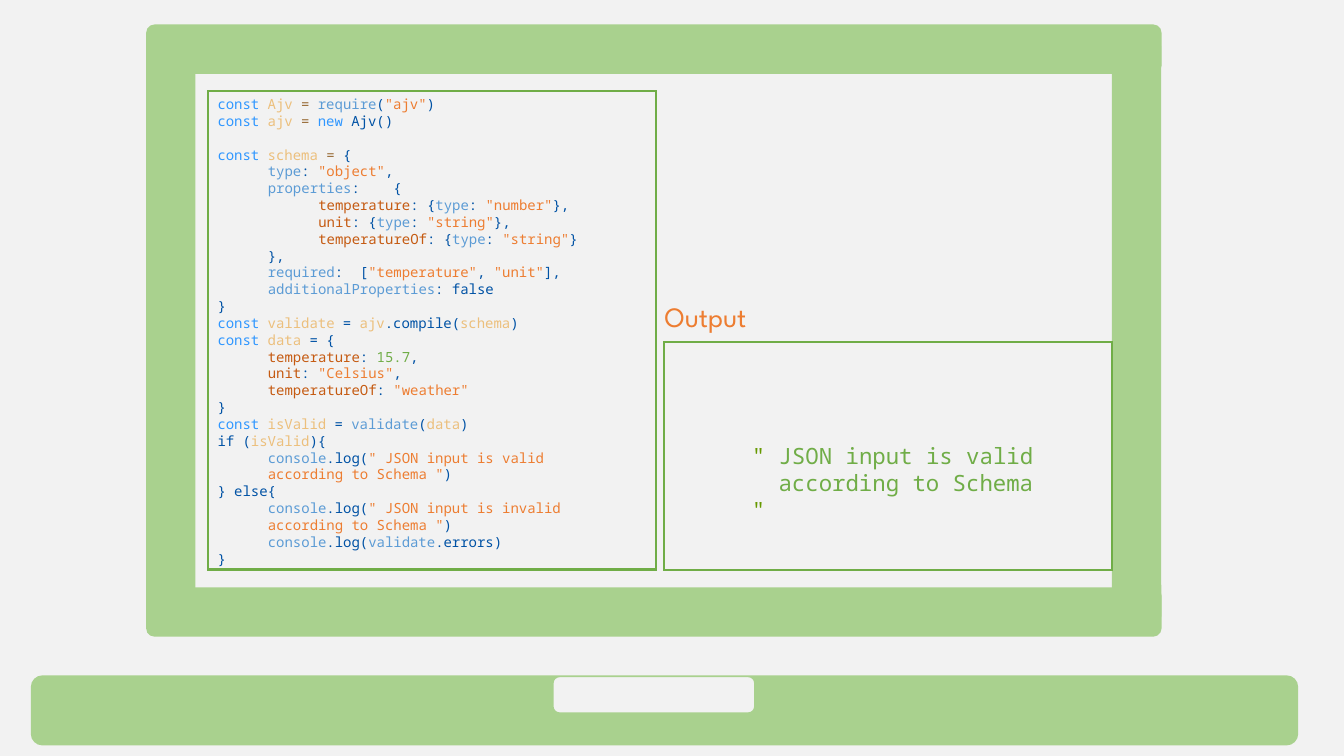
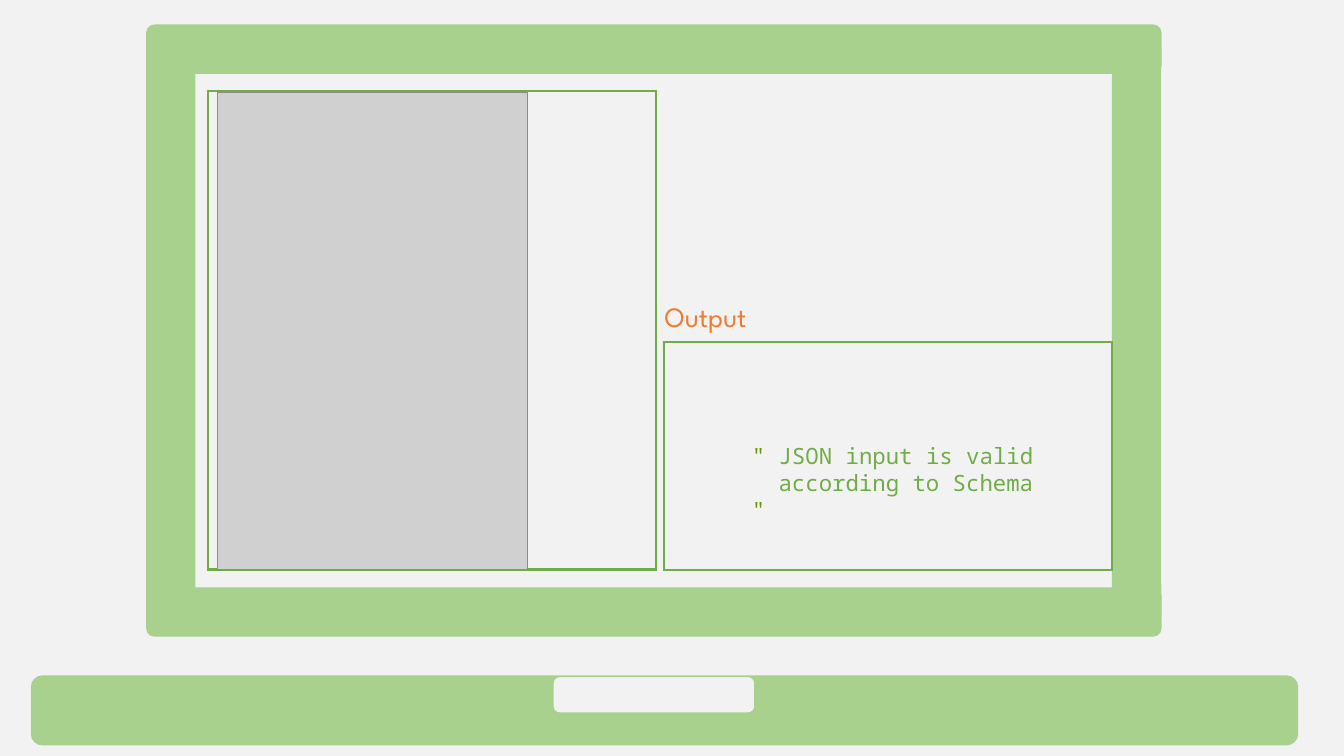
Before and after one commit to w3c/wot-cg, a slide deck: slide 19 of Tutorials/whatiswot/8-JSON_Schema_in_Practice_3/8-JSON_Schema_in_Practice_3.pptx. Drawn at 1344x756 pixels with LibreOffice and Linux fonts; fonts in the diff are those of the drawing; grey boxes stand for pictures. Boxes give left, top, right and bottom in pixels: in the first picture for what was removed or moved away, otherwise in the second. Text is boxed around its words. In the diff, an @@ line names an element or a change of style, - is before the commit and + after.

```diff
--- a/Tutorials/whatiswot/8-JSON_Schema_in_Practice_3/8-JSON_Schema_in_Practice_3.pptx
+++ b/Tutorials/whatiswot/8-JSON_Schema_in_Practice_3/8-JSON_Schema_in_Practice_3.pptx
@@ text removed at <box>218,98,577,551</box> @@
-const Ajv = require("ajv")
-const ajv = new Ajv()
-const schema = {
-type: "object",
-properties: {
-temperature: {type: "number"},
-unit: {type: "string"},
-temperatureOf: {type: "string"}
-},
-required: ["temperature", "unit"],
-additionalProperties: false
-}
-const validate = ajv.compile(schema)
-const data = {
-temperature: 15.7,
-unit: "Celsius",
-temperatureOf: "weather"
-}
-const isValid = validate(data)
-if (isValid){
-console.log(" JSON input is valid
-according to Schema ")
-} else{
-console.log(" JSON input is invalid
-according to Schema ")
-console.log(validate.errors)
-}
@@ picture added at <box>218,93,528,570</box> @@
```
Also in this commit, not shown: 13 other slides changed, 3 slides added, 3 slides removed, 21 other files.
